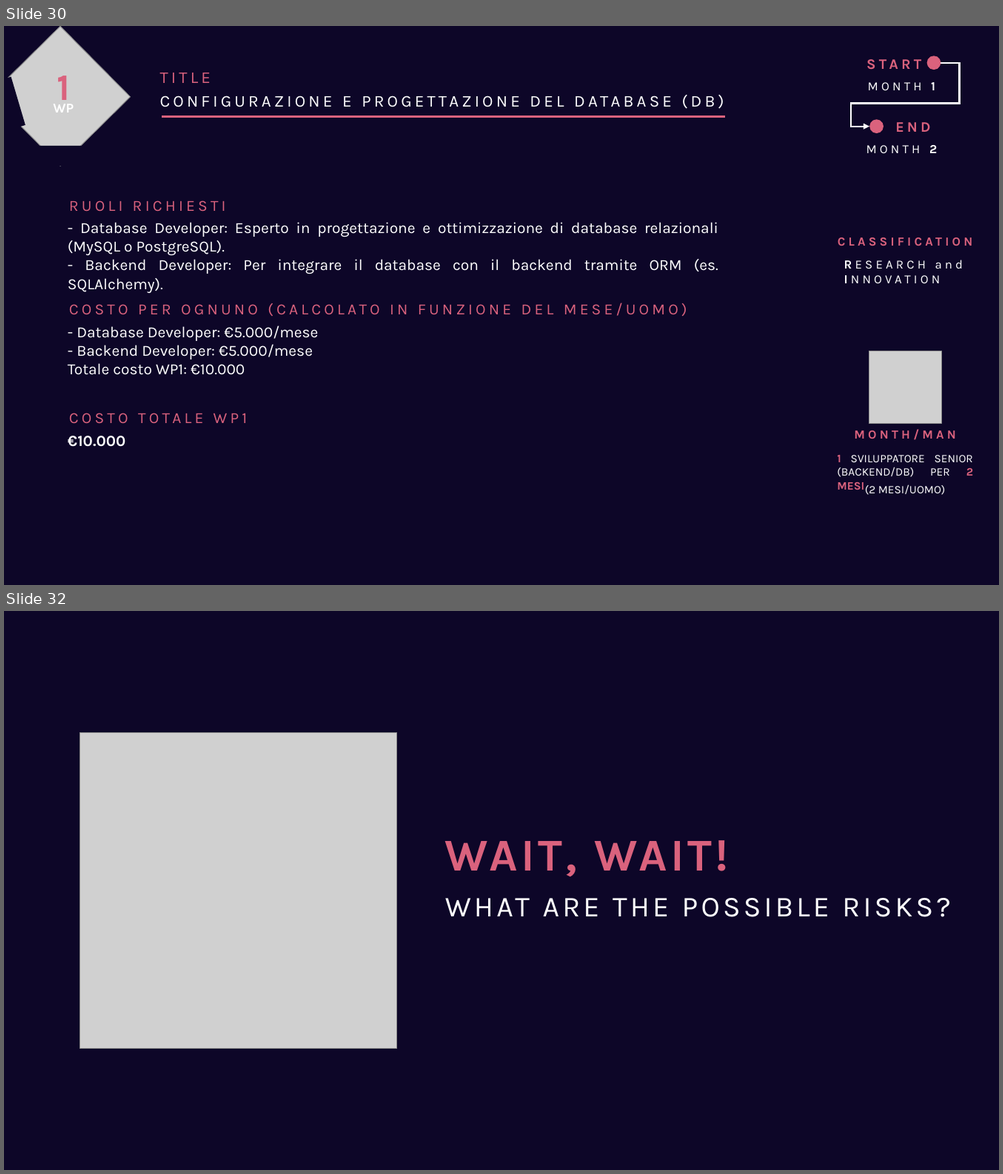
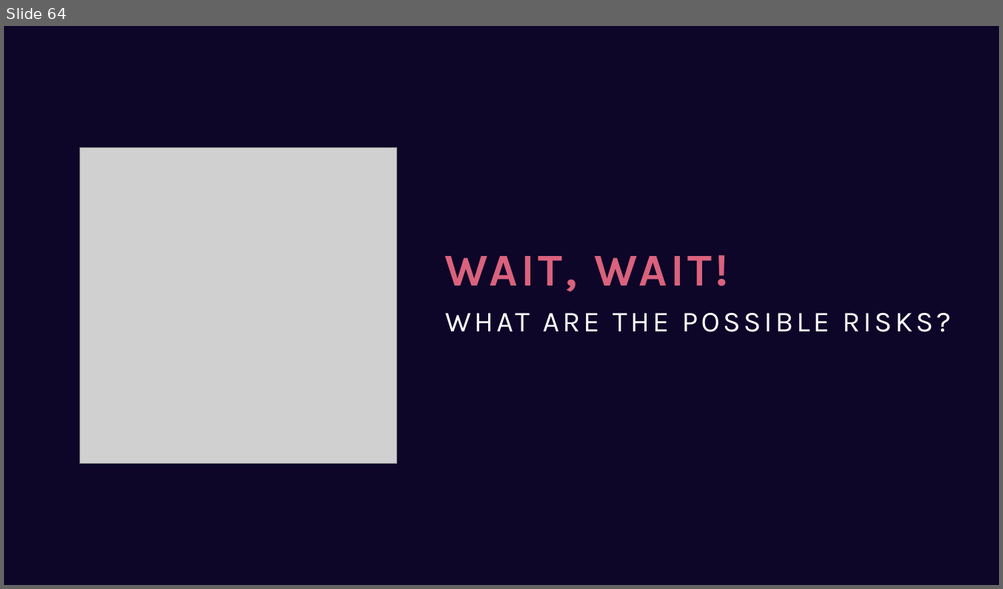
Before and after one commit to GiuseppeSoriano/MoodPilot, a slide deck: Idea/Idea_Presentation.pptx. Shown one above the other, each under a label of ours: slides 30 and 32 before the commit, slide 64 after it; the slides between them are not shown. The pictures are 1003x1174 and 1003x589 pixels, drawn with LibreOffice and Linux fonts; fonts in the diff are those of the drawing; grey boxes stand for pictures. Boxes give left, top, right and bottom in pixels: in the first picture for what was removed or moved away, otherwise in the second. Text is boxed around its words. In the diff, an @@ line names an element or a change of style, - is before the commit and + after.

```diff
--- a/Idea/Idea_Presentation.pptx
+++ b/Idea/Idea_Presentation.pptx
@@ slide 30 removed at (x1=4, y1=26, x2=999, y2=585), background #0D0628 @@
@@ group removed at (x1=851, y1=56, x2=959, y2=153): 4 texts, 2 ellipses, 1 elbow arrow @@
-MONTH 1
-START
-MONTH 2
-END
@@ text removed at (x1=160, y1=73, x2=210, y2=83) @@
-TITLE
@@ group removed at (x1=4, y1=26, x2=131, y2=167): 2 rectangles, 2 texts, 1 picture @@
-1
-WP
@@ text removed at (x1=160, y1=95, x2=724, y2=109) @@
-CONFIGURAZIONE E PROGETTAZIONE DEL DATABASE (DB)
@@ line removed from (725, 117) to (162, 117) @@
@@ text removed at (x1=69, y1=201, x2=226, y2=212) @@
-RUOLI RICHIESTI
@@ text removed at (x1=68, y1=222, x2=718, y2=274) @@
-- Database Developer: Esperto in progettazione e ottimizzazione di database relazionali (MySQL o PostgreSQL).
-- Backend Developer: Per integrare il database con il backend tramite ORM (es. SQLAlchemy).
@@ text removed at (x1=837, y1=238, x2=972, y2=246) @@
-CLASSIFICATION
@@ text removed at (x1=935, y1=260, x2=963, y2=269) @@
-RESEARCH and
-INNOVATION
@@ text removed at (x1=69, y1=303, x2=687, y2=316) @@
-COSTO PER OGNUNO (CALCOLATO IN FUNZIONE DEL MESE/UOMO)
@@ text removed at (x1=68, y1=326, x2=318, y2=375) @@
-- Database Developer: €5.000/mese
-- Backend Developer: €5.000/mese
-Totale costo WP1: €10.000
@@ picture removed at (x1=869, y1=352, x2=941, y2=423) @@
@@ text removed at (x1=69, y1=413, x2=247, y2=424) @@
-COSTO TOTALE WP1
@@ text removed at (x1=68, y1=436, x2=125, y2=447) @@
-€10.000
@@ text removed at (x1=854, y1=429, x2=956, y2=440) @@
-MONTH/MAN
@@ text removed at (x1=836, y1=455, x2=973, y2=490) @@
-1 SVILUPPATORE SENIOR (BACKEND/DB) PER 2 MESI
@@ text removed at (x1=865, y1=485, x2=945, y2=495) @@
-(2 MESI/UOMO)
@@ what was slide 32 is now slide 64 @@
```
Also in this commit, not shown: 8 slides changed, 39 slides added, 1 other slide removed.
